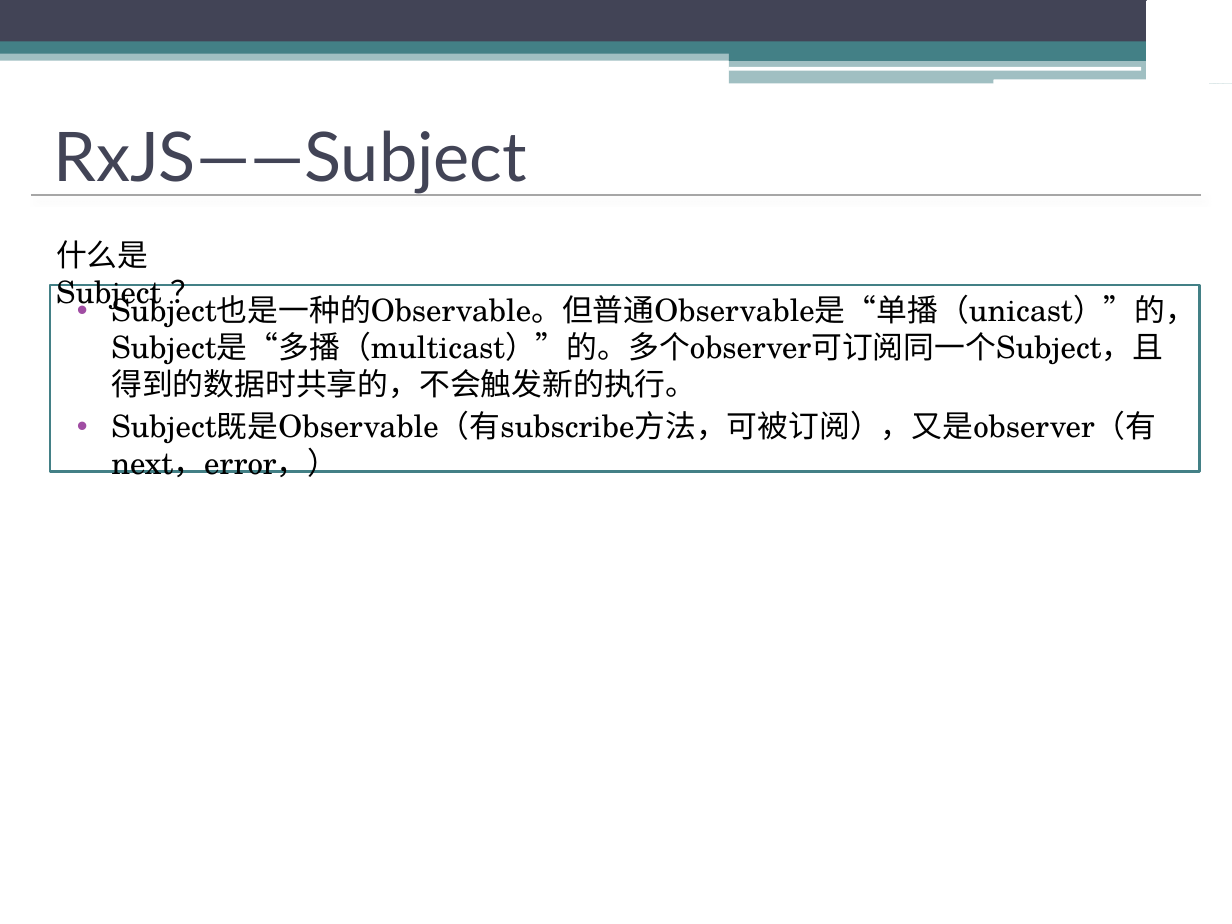
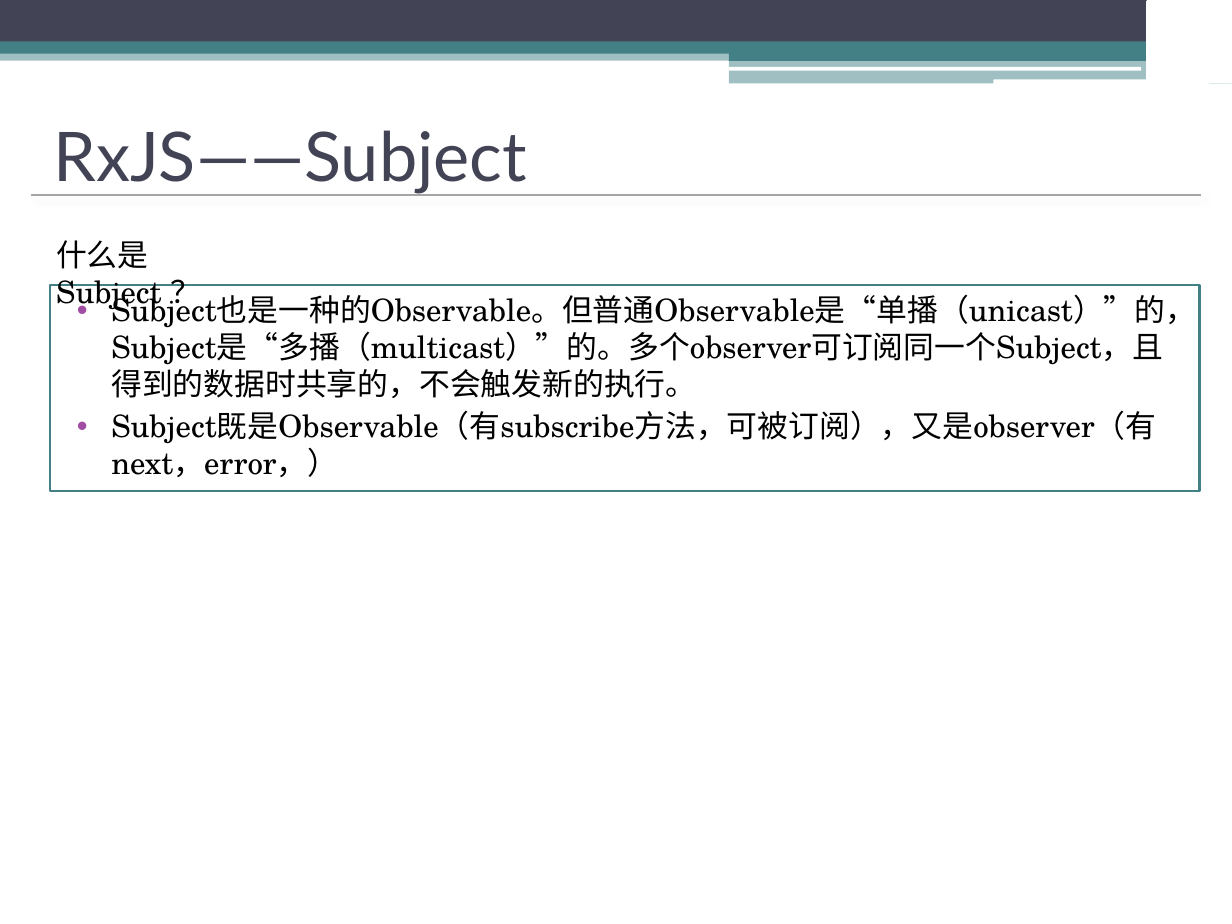
Before and after one commit to watermoonlx/rxjs_demo, a slide deck: slide 17 of Rxjs分享/New Microsoft PowerPoint Presentation.pptx. Drawn at 1232x924 pixels with LibreOffice and Linux fonts; fonts in the diff are those of the drawing; background and template pictures are left out. Boxes give left, top, right and bottom in pixels: in the first picture for what was removed or moved away, otherwise in the second. Text is boxed around its words. In the diff, an @@ line names an element or a change of style, - is before the commit and + after.

```diff
--- a/Rxjs分享/New Microsoft PowerPoint Presentation.pptx
+++ b/Rxjs分享/New Microsoft PowerPoint Presentation.pptx
@@ text "Subject也是一种的Observable。但普通Observable是“单播（unicast）”的，Subject是 ...": place and size @@
-text "Subject也是一种的Observable。但普通Observable是“单播（unicast）”的，Subject是 ..." at [49, 285, 1199, 471]
+text "Subject也是一种的Observable。但普通Observable是“单播（unicast）”的，Subject是 ..." at [49, 285, 1199, 490]
```
Also in this commit, not shown: 3 other slides changed, 5 slides added, 27 other files.
